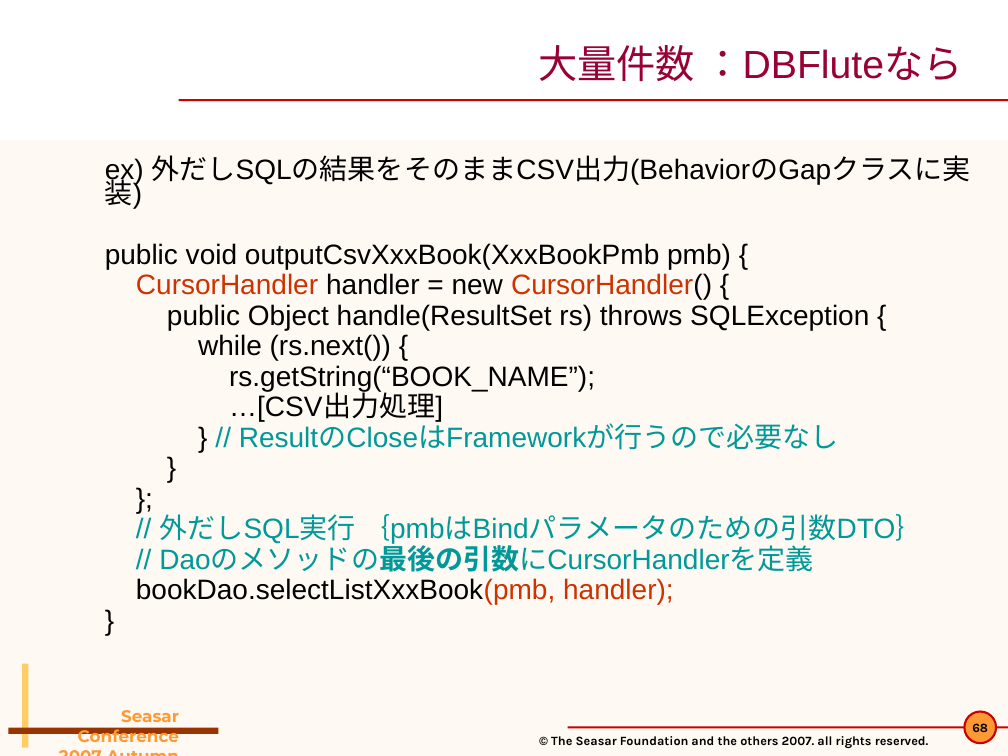
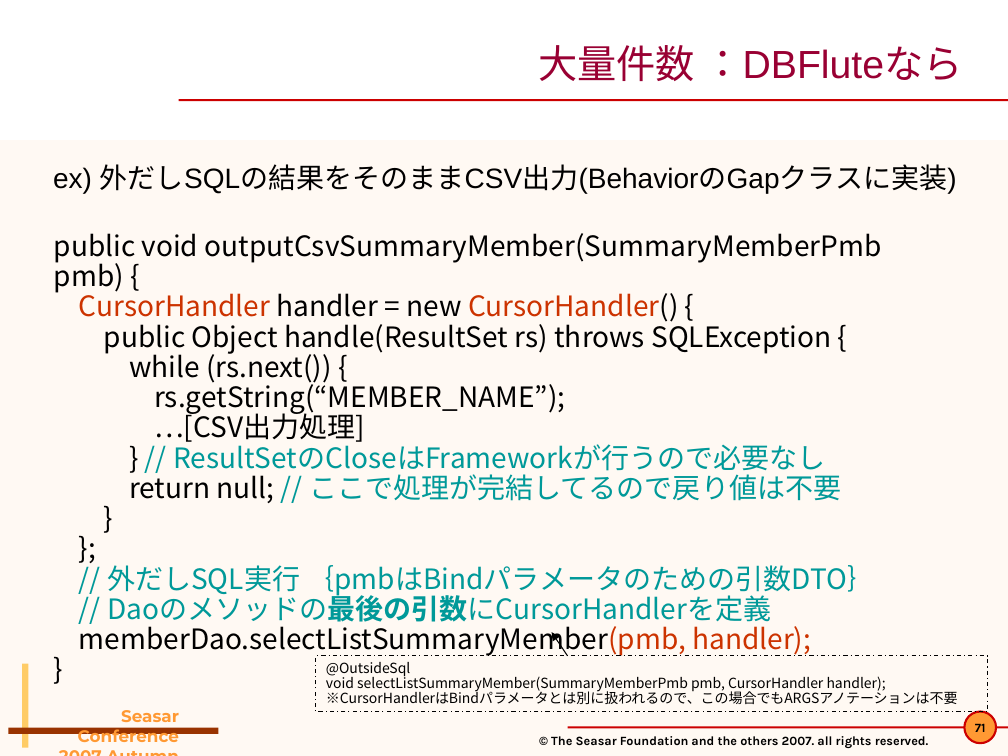
Before and after one commit to seasarorg/dbflute, a slide deck: slide 71 of dbflute/etc/doc/pres/sc2007a_2-DBFlute.ppt (slide 68 before the commit). Drawn at 1008x756 pixels with LibreOffice and Linux fonts; fonts in the diff are those of the drawing; background and template pictures are left out. Boxes give left, top, right and bottom in pixels: in the first picture for what was removed or moved away, otherwise in the second. Text is boxed around its words. In the diff, an @@ line names an element or a change of style, - is before the commit and + after.

```diff
--- a/dbflute/etc/doc/pres/sc2007a_2-DBFlute.ppt
+++ b/dbflute/etc/doc/pres/sc2007a_2-DBFlute.ppt
@@ text added at [53,164,957,194], 20 pt, text #000000 @@
+ex) 外だしSQLの結果をそのままCSV出力(BehaviorのGapクラスに実装)
@@ text "public void outputCsvSummaryMember(SummaryMemberPmb pmb) {": place and size @@
-text "public void outputCsvSummaryMember(SummaryMemberPmb pmb) {" at [105,155,971,605]
+text "public void outputCsvSummaryMember(SummaryMemberPmb pmb) {" at [54,233,882,656]
@@ text at [54,233,882,293]: text changed; font Arial to Noto Sans CJK JP @@
-ex) 外だしSQLの結果をそのままCSV出力(BehaviorのGapクラスに実装)
-public void outputCsvXxxBook(XxxBookPmb pmb) {
+public void outputCsvSummaryMember(SummaryMemberPmb pmb) {
@@ text at [79,288,875,627]: font Arial to Noto Sans CJK JP in "CursorHandler handler = new CursorHandler() {", "public Object handle(ResultSet rs) throws SQLException {", "while (rs.next()) {", "…[CSV出力処理]" and 5 more places; indent changed; line spacing 0.7 to 0.9; less space between paragraphs @@
@@ text at [154,379,565,415]: text changed; font Arial to Noto Sans CJK JP @@
-rs.getString(“BOOK_NAME”);
+rs.getString(“MEMBER_NAME”);
@@ text at [129,440,841,503]: text changed; font Arial to Noto Sans CJK JP @@
-} // ResultのCloseはFrameworkが行うので必要なし
+} // ResultSetのCloseはFrameworkが行うので必要なし
+return null; // ここで処理が完結してるので戻り値は不要
@@ text at [79,621,811,656]: text changed; font Arial to Noto Sans CJK JP @@
-bookDao.selectListXxxBook(pmb, handler);
+memberDao.selectListSummaryMember(pmb, handler);
@@ rectangle added at [316,656,988,712], outline #000000 0.74 pt dashed, 10 pt, text #000000 @@
+@OutsideSql
+void selectListSummaryMember(SummaryMemberPmb pmb, CursorHandler handler);
+※CursorHandlerはBindパラメータとは別に扱われるので、この場合でもARGSアノテーションは不要
@@ arrow added from (568, 656) to (551, 632), #000000 0.74 pt @@
@@ page number at [975,723,986,732]: text changed @@
-68
+71
```
Also in this commit, not shown: 38 other slides changed, 6 slides added, 3 slides removed, 2 other files.
